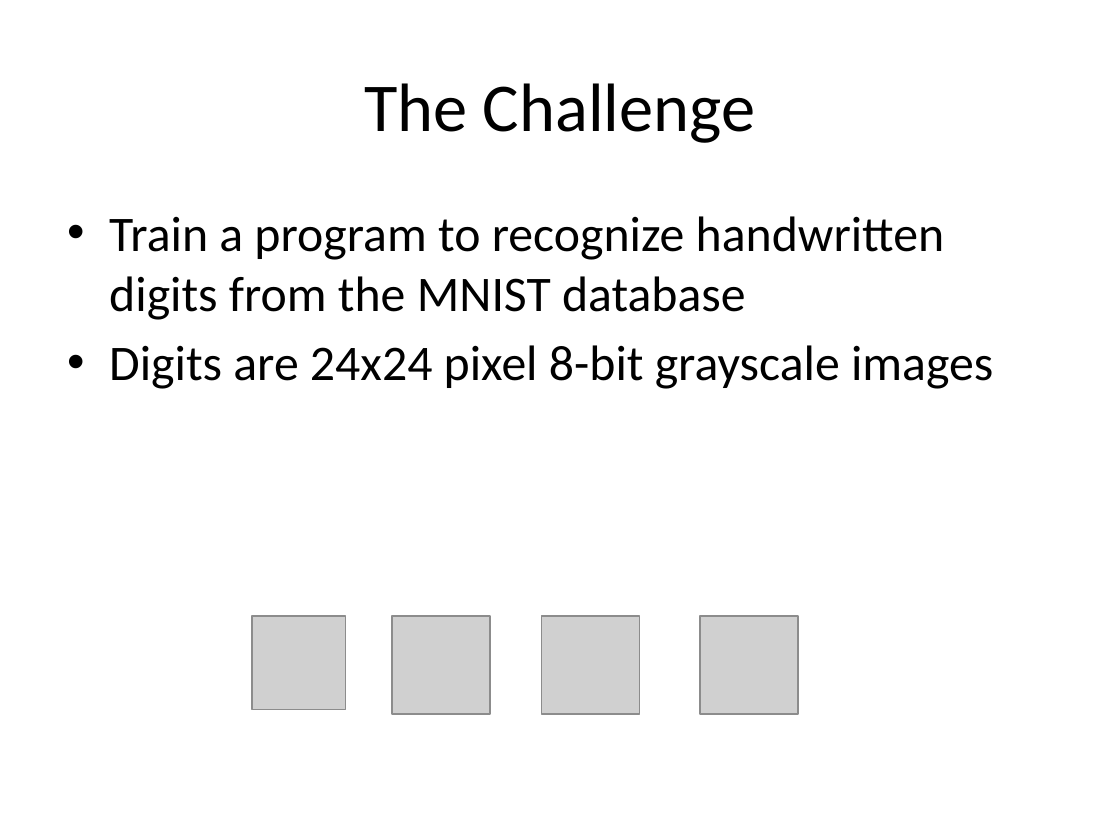
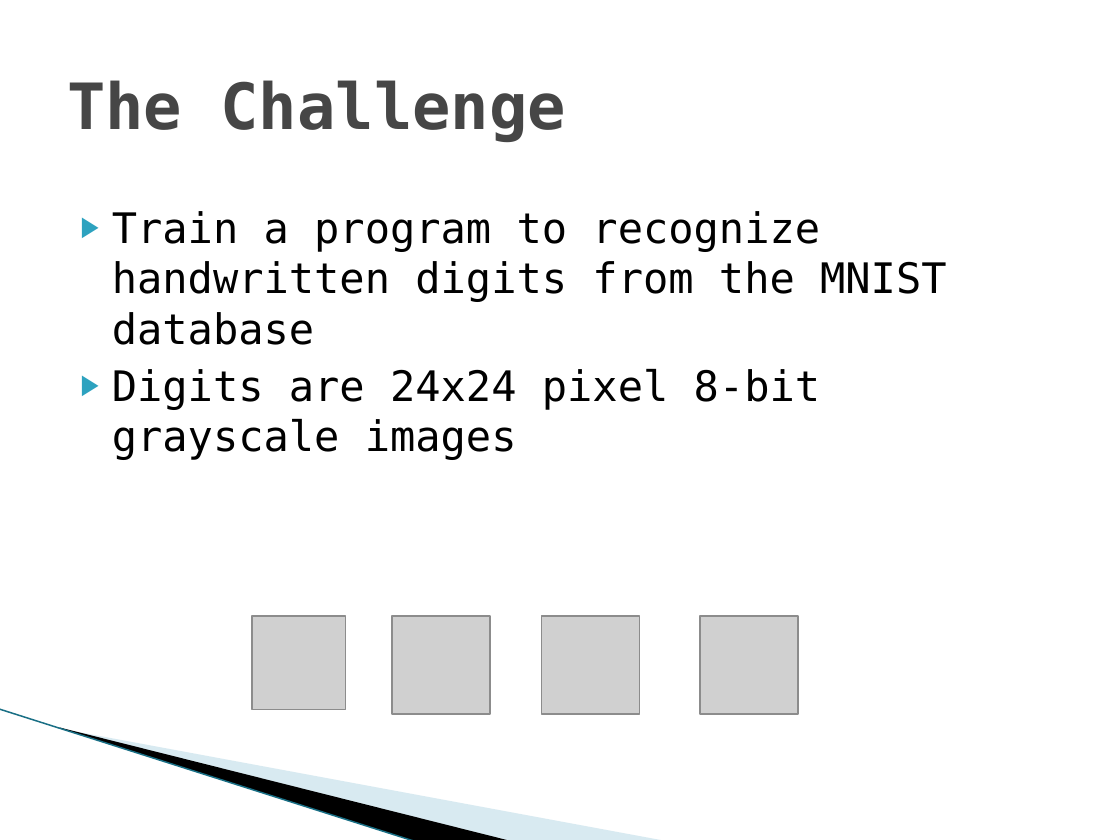
Before and after one commit to cheelan/Handwriting, a slide deck: slide 2 of Handwritten Digit Recognition.pptx. Drawn at 1120x840 pixels with LibreOffice and Linux fonts; fonts in the diff are those of the drawing; grey boxes stand for pictures; background and template pictures are left out. Boxes give left, top, right and bottom in pixels: in the first picture for what was removed or moved away, otherwise in the second. Text is boxed around its words. In the diff, an @@ line names an element or a change of style, - is before the commit and + after.

```diff
--- a/Handwritten Digit Recognition.pptx
+++ b/Handwritten Digit Recognition.pptx
@@ title "The Challenge" at bbox=[67, 80, 566, 142]: size 44 to 41 pt, font Calibri to DejaVu Sans Mono, text colour #000000 to #464646, bold on; alignment centre to left @@
@@ text "Train a program to recognize ..." at bbox=[112, 211, 946, 460]: size 32 to 27 pt, font Calibri to DejaVu Sans Mono; bullet • to ▶; less space between paragraphs @@
@@ line added from (0, 709) to (416, 840), #97C5D8 0.95 pt @@
@@ freeform shape added at bbox=[59, 727, 512, 840], fill #000000 @@
@@ freeform shape added at bbox=[62, 728, 666, 840], fill #A0CBDC at 40% opacity @@
```
Also in this commit, not shown: 4 other slides changed, 4 slides added, 1 slide removed, 4 other files.
